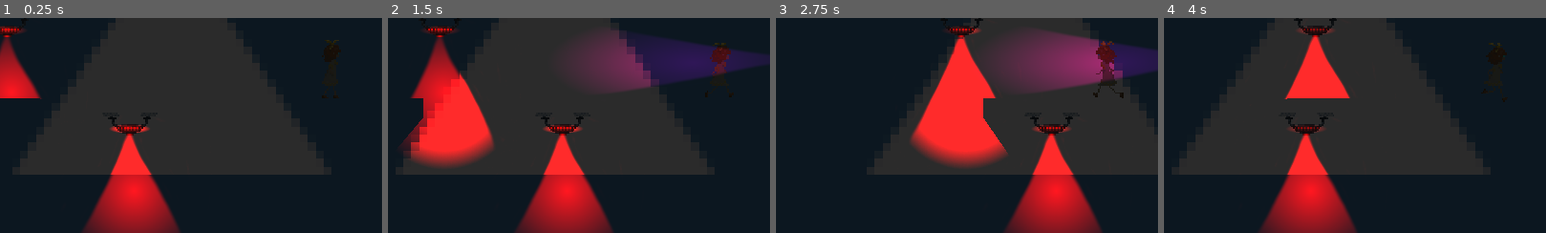
Above: before the commit, frames 1-4 (left to right).
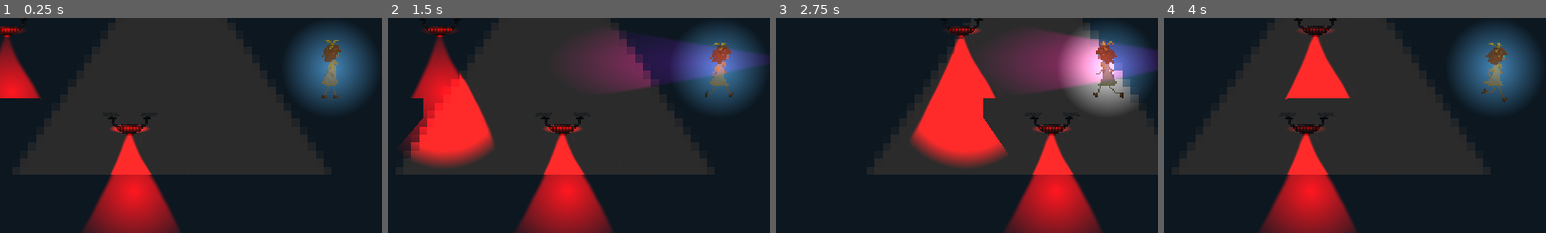
Above: after the commit, the same moments.

Repository: Punniz/Mistrust
Game: Godot game, scene res://world.tscn
The game is run twice, just before and just after one commit, with the same random seed, the same clock (stepped at 60 frames per second) and the same inputs. The engine's default icon, where the game draws it, is replaced by a stand-in: a white triangle on a blue panel in a dark square.
Inputs:
- Up to frame 1 (0.25 s): no input
- Up to frame 2 (1.5 s): tap Enter at 0.5 s; hold Space (interact) 0.53-1.28 s; hold D (move_right) from 0.53 s (still down); tap W (move_up) at 0.77 s; tap Space (interact) at 1.35 s
- Up to frame 3 (2.75 s): tap W (move_up) at 1.52 s; release D (move_right) at 2.03 s; hold A (move_left) from 2.03 s (still down); hold Space (interact) from 2.03 s (still down)
- Up to frame 4 (4 s): release A (move_left) at 2.78 s; release Space (interact) at 2.78 s; hold D (move_right) from 2.78 s (still down); tap Space (interact) at 2.85 s; tap W (move_up) at 3.02, 3.77 s; hold Space (interact) from 3.53 s (still down)
The pictures show only the part of the screen within x 7-57%, y 38-88%; the shares and areas given below are measured in that part.

The runs differ from the first frame. In frame 1, 6.9% of the frame differs, in the area x 75-98%, y 3-44%; in frame 2, 6.9%; in frame 3, 7.3%; in frame 4, 6.9%.

Commit message:
Fix: Lights
Duplicates + one missing in player

Diff:
--- a/scenes/enemies/ground_scout.tscn
+++ b/scenes/enemies/ground_scout.tscn
@@ -7,6 +7,93 @@
 
 [sub_resource type="RectangleShape2D" id="RectangleShape2D_ktxay"]
 size = Vector2(129, 152)
+
+[sub_resource type="Animation" id="Animation_0368p"]
+resource_name = "RESET"
+tracks/0/type = "value"
+tracks/0/imported = false
+tracks/0/enabled = true
+tracks/0/path = NodePath("Sprite2D:frame")
+tracks/0/interp = 1
+tracks/0/loop_wrap = true
+tracks/0/keys = {
+"times": PackedFloat32Array(0),
+"transitions": PackedFloat32Array(1),
+"update": 1,
+"values": [0]
+}
+tracks/1/type = "value"
+tracks/1/imported = false
+tracks/1/enabled = true
+tracks/1/path = NodePath("Sprite2D:flip_h")
+tracks/1/interp = 1
+tracks/1/loop_wrap = true
+tracks/1/keys = {
+"times": PackedFloat32Array(0),
+"transitions": PackedFloat32Array(1),
+"update": 1,
+"values": [false]
+}
+tracks/2/type = "value"
+tracks/2/imported = false
+tracks/2/enabled = true
+tracks/2/path = NodePath("Lights/SpotLight:position")
+tracks/2/interp = 1
+tracks/2/loop_wrap = true
+tracks/2/keys = {
+"times": PackedFloat32Array(0),
+"transitions": PackedFloat32Array(1),
+"update": 0,
+"values": [Vector2(341, -90)]
+}
+tracks/3/type = "value"
+tracks/3/imported = false
+tracks/3/enabled = true
+tracks/3/path = NodePath("Lights/SpotLight:rotation")
+tracks/3/interp = 1
+tracks/3/loop_wrap = true
+tracks/3/keys = {
+"times": PackedFloat32Array(0),
+"transitions": PackedFloat32Array(1),
+"update": 0,
+"values": [-1.57079]
+}
+tracks/4/type = "value"
+tracks/4/imported = false
+tracks/4/enabled = true
+tracks/4/path = NodePath("PlayerDetector/Area2D/CollisionPolygon2D:position")
+tracks/4/interp = 1
+tracks/4/loop_wrap = true
+tracks/4/keys = {
+"times": PackedFloat32Array(0),
+"transitions": PackedFloat32Array(1),
+"update": 0,
+"values": [Vector2(0, 0)]
+}
+tracks/5/type = "value"
+tracks/5/imported = false
+tracks/5/enabled = true
+tracks/5/path = NodePath("PlayerDetector/Raycasts:position")
+tracks/5/interp = 1
+tracks/5/loop_wrap = true
+tracks/5/keys = {
+"times": PackedFloat32Array(0),
+"transitions": PackedFloat32Array(1),
+"update": 0,
+"values": [Vector2(0, 0)]
+}
+tracks/6/type = "value"
+tracks/6/imported = false
+tracks/6/enabled = true
+tracks/6/path = NodePath("PlayerDetector/Raycasts:rotation")
+tracks/6/interp = 1
+tracks/6/loop_wrap = true
+tracks/6/keys = {
+"times": PackedFloat32Array(0),
+"transitions": PackedFloat32Array(1),
+"update": 0,
+"values": [0.0]
+}
 
 [sub_resource type="Animation" id="Animation_4uq7r"]
 resource_name = "move_left"
@@ -186,93 +273,6 @@
 "values": [0.0]
 }
 
-[sub_resource type="Animation" id="Animation_0368p"]
-resource_name = "RESET"
-tracks/0/type = "value"
-tracks/0/imported = false
-tracks/0/enabled = true
-tracks/0/path = NodePath("Sprite2D:frame")
-tracks/0/interp = 1
-tracks/0/loop_wrap = true
-tracks/0/keys = {
-"times": PackedFloat32Array(0),
-"transitions": PackedFloat32Array(1),
-"update": 1,
-"values": [0]
-}
-tracks/1/type = "value"
-tracks/1/imported = false
-tracks/1/enabled = true
-tracks/1/path = NodePath("Sprite2D:flip_h")
-tracks/1/interp = 1
-tracks/1/loop_wrap = true
-tracks/1/keys = {
-"times": PackedFloat32Array(0),
-"transitions": PackedFloat32Array(1),
-"update": 1,
-"values": [false]
-}
-tracks/2/type = "value"
-tracks/2/imported = false
-tracks/2/enabled = true
-tracks/2/path = NodePath("Lights/SpotLight:position")
-tracks/2/interp = 1
-tracks/2/loop_wrap = true
-tracks/2/keys = {
-"times": PackedFloat32Array(0),
-"transitions": PackedFloat32Array(1),
-"update": 0,
-"values": [Vector2(341, -90)]
-}
-tracks/3/type = "value"
-tracks/3/imported = false
-tracks/3/enabled = true
-tracks/3/path = NodePath("Lights/SpotLight:rotation")
-tracks/3/interp = 1
-tracks/3/loop_wrap = true
-tracks/3/keys = {
-"times": PackedFloat32Array(0),
-"transitions": PackedFloat32Array(1),
-"update": 0,
-"values": [-1.57079]
-}
-tracks/4/type = "value"
-tracks/4/imported = false
-tracks/4/enabled = true
-tracks/4/path = NodePath("PlayerDetector/Area2D/CollisionPolygon2D:position")
-tracks/4/interp = 1
-tracks/4/loop_wrap = true
-tracks/4/keys = {
-"times": PackedFloat32Array(0),
-"transitions": PackedFloat32Array(1),
-"update": 0,
-"values": [Vector2(0, 0)]
-}
-tracks/5/type = "value"
-tracks/5/imported = false
-tracks/5/enabled = true
-tracks/5/path = NodePath("PlayerDetector/Raycasts:position")
-tracks/5/interp = 1
-tracks/5/loop_wrap = true
-tracks/5/keys = {
-"times": PackedFloat32Array(0),
-"transitions": PackedFloat32Array(1),
-"update": 0,
-"values": [Vector2(0, 0)]
-}
-tracks/6/type = "value"
-tracks/6/imported = false
-tracks/6/enabled = true
-tracks/6/path = NodePath("PlayerDetector/Raycasts:rotation")
-tracks/6/interp = 1
-tracks/6/loop_wrap = true
-tracks/6/keys = {
-"times": PackedFloat32Array(0),
-"transitions": PackedFloat32Array(1),
-"update": 0,
-"values": [0.0]
-}
-
 [sub_resource type="AnimationLibrary" id="AnimationLibrary_102lt"]
 _data = {
 "RESET": SubResource("Animation_0368p"),
--- a/scenes/player.tscn
+++ b/scenes/player.tscn
@@ -6,6 +6,7 @@
 [ext_resource type="Script" path="res://idle.gd" id="5_w1v2x"]
 [ext_resource type="Script" path="res://run.gd" id="6_54a5s"]
 [ext_resource type="Script" path="res://hide.gd" id="7_2n7qf"]
+[ext_resource type="Texture2D" uid="uid://djw24iwowpwyv" path="res://assets/light_texture.png" id="7_mcg1c"]
 
 [sub_resource type="RectangleShape2D" id="RectangleShape2D_lyur0"]
 size = Vector2(48, 137.5)
@@ -269,3 +270,8 @@
 script = ExtResource("7_2n7qf")
 actor = NodePath("../..")
 animation_tree = NodePath("../../AnimationTree")
+
+[node name="PointLight2D" type="PointLight2D" parent="."]
+position = Vector2(0, -77)
+energy = 0.8
+texture = ExtResource("7_mcg1c")
--- a/world.tscn
+++ b/world.tscn
@@ -7,7 +7,6 @@
 [ext_resource type="PackedScene" uid="uid://c727h0gut6sfm" path="res://scenes/enemies/ground_scout.tscn" id="6_a4241"]
 [ext_resource type="AudioStream" uid="uid://c1udxmfm4t06d" path="res://assets/audio/forest_ambience.ogg" id="6_jttl5"]
 [ext_resource type="PackedScene" uid="uid://bda2a3jqeustb" path="res://scenes/ui/pause_menu.tscn" id="7_2khjy"]
-[ext_resource type="Texture2D" uid="uid://ddmb3521gjqf" path="res://light_cone_texture.png" id="7_djwb2"]
 
 [sub_resource type="RectangleShape2D" id="RectangleShape2D_75es3"]
 size = Vector2(1272, 48)
@@ -156,14 +155,6 @@
 [node name="GroundScout" parent="Actors/Enemies" instance=ExtResource("6_a4241")]
 position = Vector2(1089, 285)
 
-[node name="PointLight2D" type="PointLight2D" parent="Actors/Enemies/GroundScout"]
-visible = false
-position = Vector2(393.558, -89.9995)
-rotation = -1.57079
-scale = Vector2(0.987598, 2.90364)
-color = Color(0.505882, 0, 0.290196, 1)
-texture = ExtResource("7_djwb2")
-
 [node name="Player" parent="Actors" instance=ExtResource("1_lr41f")]
 position = Vector2(913, 275)
 collision_mask = 5
Not shown: 1 places in scenes/player.tscn that only renumber resources
Not shown: 1 places in world.tscn that only renumber resources
